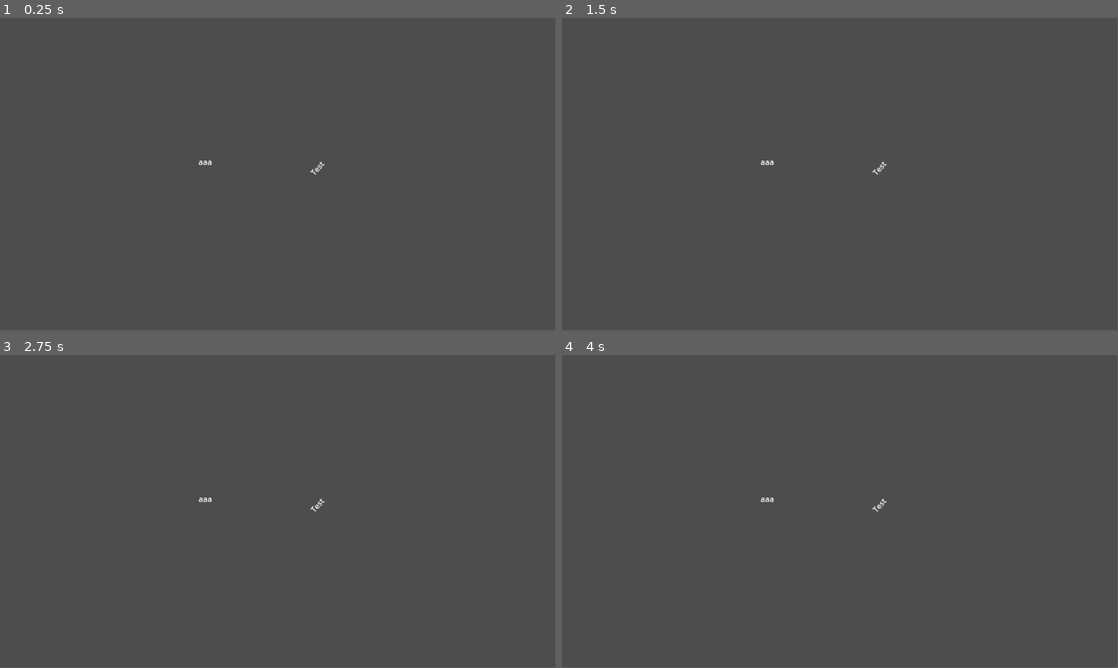
Above: before the commit, frames 1-4 (two rows, left to right).
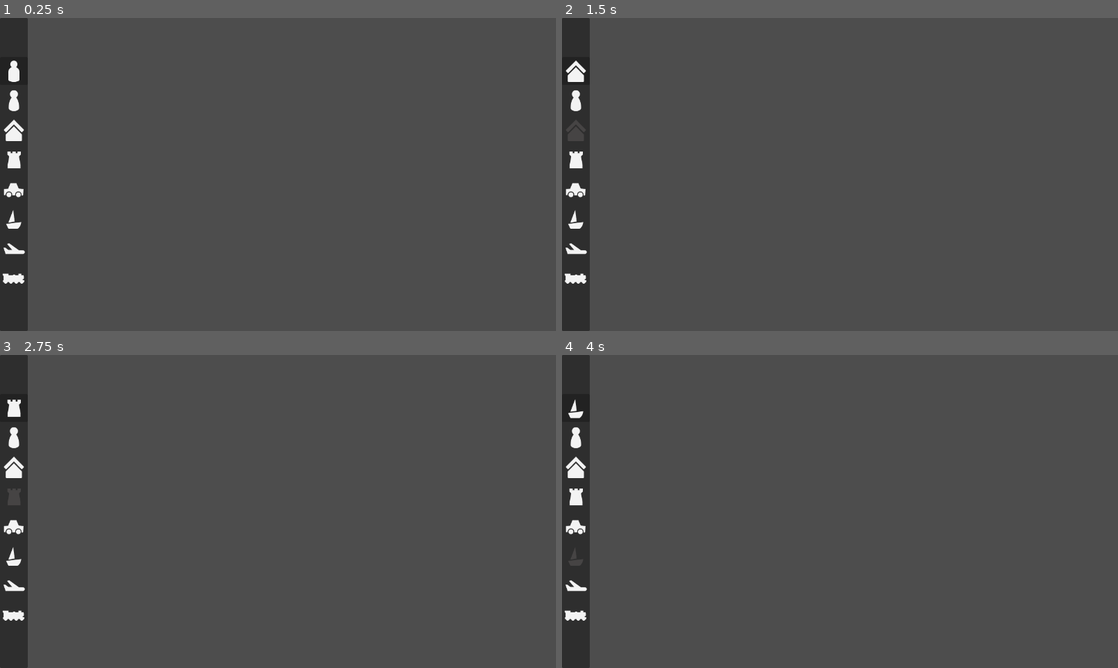
Above: after the commit, the same moments.

Repository: Saftevand/IdleEnergySector
Game: Godot game, scene res://src/Game.tscn
The game is run twice, just before and just after one commit, with the same random seed, the same clock (stepped at 60 frames per second) and the same inputs.
Inputs (mouse positions are in pixels of both pictures, inside the frame that each line leads up to):
- Up to frame 1 (0.25 s): no input
- Up to frame 2 (1.5 s): click (573, 99) at 0.52 s; click (573, 130) at 1.27 s
- Up to frame 3 (2.75 s): click (11, 495) at 2.02 s
- Up to frame 4 (4 s): click (573, 527) at 2.77 s; click (573, 555) at 3.52 s
In our replay, the window is 799x449 before the commit and 800x450 after it. These sizes can differ from the game's own. Grey fills any space a smaller window leaves; there, only what the larger window draws over its background counts as a difference.

The runs differ from the first frame. In frame 1, 5.0% of the frame differs, in the area x 0-59%, y 0-100%; in frame 2, 4.8%; in frame 3, 4.9%; in frame 4, 4.9%.

Commit message:
Gameplay or something

Diff:
--- a/project/project.godot
+++ b/project/project.godot
@@ -14,3 +14,8 @@
 run/main_scene="res://src/Game.tscn"
 config/features=PackedStringArray("4.4", "Forward Plus")
 config/icon="res://icon.svg"
+
+[display]
+
+window/size/viewport_width=1280
+window/size/viewport_height=720
--- a/project/src/Game.tscn
+++ b/project/src/Game.tscn
@@ -1,21 +1,205 @@
-[gd_scene load_steps=2 format=3 uid="uid://clxtvk7pdk8tm"]
+[gd_scene load_steps=21 format=3 uid="uid://clxtvk7pdk8tm"]
 
 [ext_resource type="Script" uid="uid://dj2nly4nwwjyq" path="res://src/game.gd" id="1_wbfu4"]
+[ext_resource type="Texture2D" uid="uid://iasvhl13mxkf" path="res://src/Sprites/Pieces/piecesWhite.png" id="2_kqvf5"]
+[ext_resource type="Texture2D" uid="uid://btg8tfborbt8c" path="res://src/Sprites/Pieces/piecesBlack.png" id="3_lqjwq"]
+
+[sub_resource type="TileSetAtlasSource" id="TileSetAtlasSource_lqjwq"]
+texture = ExtResource("2_kqvf5")
+texture_region_size = Vector2i(64, 64)
+0:0/0 = 0
+1:0/0 = 0
+2:0/0 = 0
+3:0/0 = 0
+4:0/0 = 0
+5:0/0 = 0
+6:0/0 = 0
+7:0/0 = 0
+8:0/0 = 0
+9:0/0 = 0
+10:0/0 = 0
+11:0/0 = 0
+12:0/0 = 0
+13:0/0 = 0
+14:0/0 = 0
+15:0/0 = 0
+16:0/0 = 0
+17:0/0 = 0
+18:0/0 = 0
+0:1/0 = 0
+1:1/0 = 0
+2:1/0 = 0
+3:1/0 = 0
+4:1/0 = 0
+5:1/0 = 0
+6:1/0 = 0
+7:1/0 = 0
+8:1/0 = 0
+9:1/0 = 0
+10:1/0 = 0
+11:1/0 = 0
+12:1/0 = 0
+13:1/0 = 0
+14:1/0 = 0
+15:1/0 = 0
+16:1/0 = 0
+17:1/0 = 0
+18:1/0 = 0
+0:2/0 = 0
+1:2/0 = 0
+2:2/0 = 0
+3:2/0 = 0
+4:2/0 = 0
+5:2/0 = 0
+6:2/0 = 0
+7:2/0 = 0
+8:2/0 = 0
+9:2/0 = 0
+10:2/0 = 0
+11:2/0 = 0
+12:2/0 = 0
+13:2/0 = 0
+14:2/0 = 0
+15:2/0 = 0
+16:2/0 = 0
+17:2/0 = 0
+18:2/0 = 0
+
+[sub_resource type="TileSet" id="TileSet_7omc5"]
+tile_size = Vector2i(64, 64)
+sources/19 = SubResource("TileSetAtlasSource_lqjwq")
+
+[sub_resource type="AtlasTexture" id="AtlasTexture_at4if"]
+atlas = ExtResource("2_kqvf5")
+region = Rect2(0, 0, 64, 64)
+
+[sub_resource type="AtlasTexture" id="AtlasTexture_km1yn"]
+atlas = ExtResource("2_kqvf5")
+region = Rect2(128, 0, 64, 64)
+
+[sub_resource type="AtlasTexture" id="AtlasTexture_7omc5"]
+atlas = ExtResource("3_lqjwq")
+region = Rect2(128, 0, 64, 64)
+
+[sub_resource type="AtlasTexture" id="AtlasTexture_eu8jo"]
+atlas = ExtResource("2_kqvf5")
+region = Rect2(512, 0, 64, 64)
+
+[sub_resource type="AtlasTexture" id="AtlasTexture_0rf6s"]
+atlas = ExtResource("3_lqjwq")
+region = Rect2(512, 0, 64, 64)
+
+[sub_resource type="AtlasTexture" id="AtlasTexture_dbp7n"]
+atlas = ExtResource("2_kqvf5")
+region = Rect2(640, 0, 64, 64)
+
+[sub_resource type="AtlasTexture" id="AtlasTexture_2fxc8"]
+atlas = ExtResource("3_lqjwq")
+region = Rect2(640, 0, 64, 64)
+
+[sub_resource type="AtlasTexture" id="AtlasTexture_rgpsw"]
+atlas = ExtResource("2_kqvf5")
+region = Rect2(832, 0, 64, 64)
+
+[sub_resource type="AtlasTexture" id="AtlasTexture_lva8y"]
+atlas = ExtResource("3_lqjwq")
+region = Rect2(832, 0, 64, 64)
+
+[sub_resource type="AtlasTexture" id="AtlasTexture_x2540"]
+atlas = ExtResource("2_kqvf5")
+region = Rect2(896, 0, 64, 64)
+
+[sub_resource type="AtlasTexture" id="AtlasTexture_5q0ih"]
+atlas = ExtResource("3_lqjwq")
+region = Rect2(896, 0, 64, 64)
+
+[sub_resource type="AtlasTexture" id="AtlasTexture_dlhd6"]
+atlas = ExtResource("2_kqvf5")
+region = Rect2(960, 0, 64, 64)
+
+[sub_resource type="AtlasTexture" id="AtlasTexture_8c8jm"]
+atlas = ExtResource("3_lqjwq")
+region = Rect2(960, 0, 64, 64)
+
+[sub_resource type="AtlasTexture" id="AtlasTexture_72vyi"]
+atlas = ExtResource("2_kqvf5")
+region = Rect2(1024, 0, 64, 64)
+
+[sub_resource type="AtlasTexture" id="AtlasTexture_ok2ji"]
+atlas = ExtResource("3_lqjwq")
+region = Rect2(1024, 0, 64, 64)
 
 [node name="Game" type="Node2D"]
 script = ExtResource("1_wbfu4")
 
-[node name="Label" type="Label" parent="."]
-offset_left = 412.0
-offset_top = 287.0
-offset_right = 452.0
-offset_bottom = 310.0
-text = "Test"
-
-[node name="Label2" type="Label" parent="."]
-offset_left = 639.0
-offset_top = 316.0
-offset_right = 679.0
-offset_bottom = 339.0
-rotation = -0.842467
-text = "Test"
+[node name="TileMapLayer" type="TileMapLayer" parent="."]
+tile_set = SubResource("TileSet_7omc5")
+
+[node name="CanvasLayer" type="CanvasLayer" parent="."]
+
+[node name="PanelContainer" type="PanelContainer" parent="CanvasLayer"]
+anchors_preset = 9
+anchor_bottom = 1.0
+grow_vertical = 2
+
+[node name="CenterContainer" type="CenterContainer" parent="CanvasLayer/PanelContainer"]
+layout_mode = 2
+
+[node name="VBoxContainer" type="VBoxContainer" parent="CanvasLayer/PanelContainer/CenterContainer"]
+layout_mode = 2
+
+[node name="MarginContainer" type="MarginContainer" parent="CanvasLayer/PanelContainer/CenterContainer/VBoxContainer"]
+layout_mode = 2
+
+[node name="Panel" type="PanelContainer" parent="CanvasLayer/PanelContainer/CenterContainer/VBoxContainer/MarginContainer"]
+layout_mode = 2
+
+[node name="TextureRect" type="TextureRect" parent="CanvasLayer/PanelContainer/CenterContainer/VBoxContainer/MarginContainer/Panel"]
+layout_mode = 2
+texture = SubResource("AtlasTexture_at4if")
+
+[node name="VBoxContainer" type="VBoxContainer" parent="CanvasLayer/PanelContainer/CenterContainer/VBoxContainer"]
+layout_mode = 2
+
+[node name="TextureButton" type="TextureButton" parent="CanvasLayer/PanelContainer/CenterContainer/VBoxContainer/VBoxContainer"]
+layout_mode = 2
+texture_normal = SubResource("AtlasTexture_km1yn")
+texture_hover = SubResource("AtlasTexture_7omc5")
+
+[node name="TextureButton2" type="TextureButton" parent="CanvasLayer/PanelContainer/CenterContainer/VBoxContainer/VBoxContainer"]
+layout_mode = 2
+texture_normal = SubResource("AtlasTexture_eu8jo")
+texture_hover = SubResource("AtlasTexture_0rf6s")
+
+[node name="TextureButton3" type="TextureButton" parent="CanvasLayer/PanelContainer/CenterContainer/VBoxContainer/VBoxContainer"]
+layout_mode = 2
+texture_normal = SubResource("AtlasTexture_dbp7n")
+texture_hover = SubResource("AtlasTexture_2fxc8")
+
+[node name="TextureButton5" type="TextureButton" parent="CanvasLayer/PanelContainer/CenterContainer/VBoxContainer/VBoxContainer"]
+layout_mode = 2
+texture_normal = SubResource("AtlasTexture_rgpsw")
+texture_hover = SubResource("AtlasTexture_lva8y")
+
+[node name="TextureButton6" type="TextureButton" parent="CanvasLayer/PanelContainer/CenterContainer/VBoxContainer/VBoxContainer"]
+layout_mode = 2
+texture_normal = SubResource("AtlasTexture_x2540")
+texture_hover = SubResource("AtlasTexture_5q0ih")
+
+[node name="TextureButton4" type="TextureButton" parent="CanvasLayer/PanelContainer/CenterContainer/VBoxContainer/VBoxContainer"]
+layout_mode = 2
+texture_normal = SubResource("AtlasTexture_dlhd6")
+texture_hover = SubResource("AtlasTexture_8c8jm")
+
+[node name="TextureButton7" type="TextureButton" parent="CanvasLayer/PanelContainer/CenterContainer/VBoxContainer/VBoxContainer"]
+layout_mode = 2
+texture_normal = SubResource("AtlasTexture_72vyi")
+texture_hover = SubResource("AtlasTexture_ok2ji")
+
+[connection signal="pressed" from="CanvasLayer/PanelContainer/CenterContainer/VBoxContainer/VBoxContainer/TextureButton" to="." method="select_piece" binds= [Vector2(128, 0)]]
+[connection signal="pressed" from="CanvasLayer/PanelContainer/CenterContainer/VBoxContainer/VBoxContainer/TextureButton2" to="." method="select_piece" binds= [Vector2(512, 0)]]
+[connection signal="pressed" from="CanvasLayer/PanelContainer/CenterContainer/VBoxContainer/VBoxContainer/TextureButton3" to="." method="select_piece" binds= [Vector2(640, 0)]]
+[connection signal="pressed" from="CanvasLayer/PanelContainer/CenterContainer/VBoxContainer/VBoxContainer/TextureButton5" to="." method="select_piece" binds= [Vector2(832, 0)]]
+[connection signal="pressed" from="CanvasLayer/PanelContainer/CenterContainer/VBoxContainer/VBoxContainer/TextureButton6" to="." method="select_piece" binds= [Vector2(896, 0)]]
+[connection signal="pressed" from="CanvasLayer/PanelContainer/CenterContainer/VBoxContainer/VBoxContainer/TextureButton4" to="." method="select_piece" binds= [Vector2(960, 0)]]
+[connection signal="pressed" from="CanvasLayer/PanelContainer/CenterContainer/VBoxContainer/VBoxContainer/TextureButton7" to="." method="select_piece" binds= [Vector2(1024, 0)]]
--- a/project/src/game.gd
+++ b/project/src/game.gd
@@ -1,15 +1,16 @@
 extends Node2D
 
-@onready var label: Label = $Label
-@onready var label_2: Label = $Label2
+@onready var texture_rect: TextureRect = $CanvasLayer/PanelContainer/CenterContainer/VBoxContainer/MarginContainer/Panel/TextureRect
 
 # Called when the node enters the scene tree for the first time.
 func _ready() -> void:
-	label.text = "aaa"
-	await get_tree().create_timer(5).timeout
-	label_2.text = "5555"
+	pass
 
 
 # Called every frame. 'delta' is the elapsed time since the previous frame.
 func _process(delta: float) -> void:
 	pass
+
+
+func select_piece(pos: Vector2):
+	(texture_rect.texture as AtlasTexture).region.position = pos
Binary file added: project/src/Sprites/Cards/cardBack_blue1.png
Not shown, added: project/src/Sprites/Cards/cardBack_blue1.png.import
Binary file added: project/src/Sprites/Cards/cardBack_blue2.png
Not shown, added: project/src/Sprites/Cards/cardBack_blue2.png.import
Binary file added: project/src/Sprites/Cards/cardBack_blue3.png
Not shown, added: project/src/Sprites/Cards/cardBack_blue3.png.import
Binary file added: project/src/Sprites/Cards/cardBack_blue4.png
Not shown, added: project/src/Sprites/Cards/cardBack_blue4.png.import
Binary file added: project/src/Sprites/Cards/cardBack_blue5.png
Not shown, added: project/src/Sprites/Cards/cardBack_blue5.png.import
Binary file added: project/src/Sprites/Cards/cardBack_green1.png
Not shown, added: project/src/Sprites/Cards/cardBack_green1.png.import
(and 176 more such lines)
